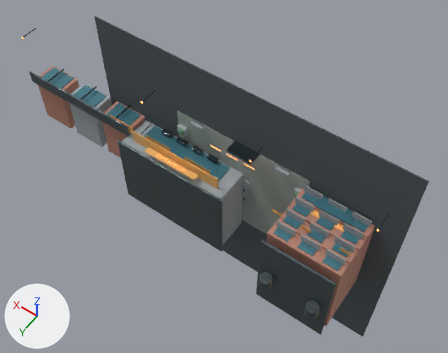
Before and after pictures for a commit that changed the Blender file source_art/world/residential_life_cluster/residential_life_cluster.blend.
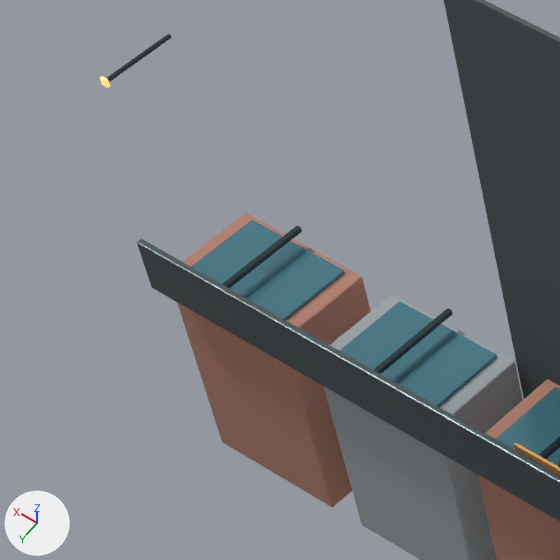
The first picture shows the older version from a camera (50 mm lens) standing at (-43.3, 66.1, 105.3) and looking at (3.7, 0.3, 1.9). The close-ups show the older and then the newer version on the part from 0% to 27% of the width and 6% to 40% of the height of that picture. Only the edits that show in the close-ups are written down. The axes (+X, +Y, +Z) are drawn at lower left. The lights are the same throughout.

The first close-up shows 'ArcadeColumn.001', 'ArcadeColumn.002', 'ArcadeRoof', 'DistrictPlazaGround', 'PlazaShop0', 'PlazaShop1', 'PlazaShop2', 'Shopfront', 'Shopfront.001', 'Shopfront.002' and 4 more.
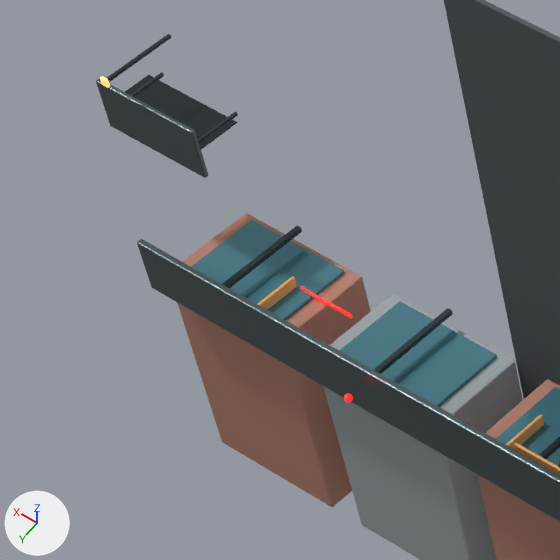
Where the change shows, as pixel boxes (x1, y1, x2, y2) in the close-ups (560 x 560 px):
'BusShelterRoof', added: after (96, 79, 208, 178)
'BusShelterGlass', added (dark cyan): after (125, 75, 237, 149)
'VerticalShopBlade.001', added (orange): after (258, 276, 297, 310)
'VerticalShopBlade', added (orange): after (506, 414, 544, 450)
'BrokenSign', added: after (300, 286, 352, 318)
'BusShelterPost', added: after (198, 112, 238, 142)
'BusShelterPost.001', added: after (130, 72, 164, 96)
'EmergencyBeacon', added: after (344, 393, 353, 402)

The edits, one by one:
Material 'Emergency Red' (mat_emergency_red) is new.
Its base color is (0.55, 0.03, 0.02) (red #c43027).
Its roughness is 0.4.
Its emission color is (0.9, 0.01, 0.005) (red #f31910).
Its emission strength is 2.0.
Material 'Blackout Glass' (mat_blackout_glass) is new.
Its base color is (0.015, 0.025, 0.03) (dark cyan #212c30).
Its metallic is 0.4.
Its roughness is 0.3.
Mesh me_cube_194 is new.
It is a box spanning x -1.7..1.7, y -0.06..0.06, z -0.09..0.09.
It uses material mat_emergency_red (red #c43027, glowing red #f31910).
Mesh me_cube_187 is new.
It is a box spanning x -3.0..3.0, y -1.25..1.25, z -0.03..0.03.
It uses material mat_blackout_glass (dark cyan #212c30).
Mesh me_cube_186 is new.
It is a box spanning x -0.08..0.08, y -1.6..1.6, z -0.08..0.08.
It uses material mat_window_frames (greyish cyan #3f4b50).
Mesh me_cube_184 is new.
It is a box spanning x -3.25..3.25, y -0.12..0.12, z -1.4..1.4.
It uses material mat_roof_metal (grey #616c6f).
Mesh me_cube_168 is new.
It is a box spanning x -0.08..0.08, y -1.7..1.7, z -0.5..0.5.
It uses material mat_shop_accent (orange #e7ad61).
Mesh me_cube_166 is new.
It is a box spanning x -0.175..0.175, y -0.175..0.175, z -0.175..0.175.
It uses material mat_emergency_red (red #c43027, glowing red #f31910).
Object 'BrokenSign' (ob_brokensign) is new; it shows me_cube_194.
Its location is (45.0, 2.5, 7.2).
It gains a BEVEL modifier named 'EdgeSoftening'.
Modifier setting: width = 0.02.
Modifier setting: width_pct = 0.02.
Modifier setting: segments = 2.
Object 'BusShelterGlass' (ob_busshelterglass) is new; it shows me_cube_187.
Its location is (54.0, 1.7, 14.0).
It gains a BEVEL modifier named 'EdgeSoftening'.
Modifier setting: width = 0.01.
Modifier setting: width_pct = 0.01.
Modifier setting: segments = 2.
Object 'BusShelterPost.001' (ob_busshelterpost_001) is new; it shows me_cube_186.
Its location is (56.5, 1.6, 14.0).
It gains a BEVEL modifier named 'EdgeSoftening'.
Modifier setting: width = 0.02.
Modifier setting: width_pct = 0.02.
Modifier setting: segments = 2.
Object 'BusShelterPost' (ob_busshelterpost) is new; it shows a copy of me_cube_186.
Its location is (51.5, 1.6, 14.0).
It gains a BEVEL modifier named 'EdgeSoftening'.
Modifier setting: width = 0.02.
Modifier setting: width_pct = 0.02.
Modifier setting: segments = 2.
Object 'BusShelterRoof' (ob_busshelterroof) is new; it shows me_cube_184.
Its location is (54.0, 3.1, 14.0).
It gains a BEVEL modifier named 'EdgeSoftening'.
Modifier setting: width = 0.06.
Modifier setting: width_pct = 0.06.
Modifier setting: segments = 2.
Object 'VerticalShopBlade.001' (ob_verticalshopblade_001) is new; it shows me_cube_168.
Its location is (47.0, 4.2, 7.3).
It gains a BEVEL modifier named 'EdgeSoftening'.
Modifier setting: width = 0.03.
Modifier setting: width_pct = 0.03.
Modifier setting: segments = 2.
Object 'VerticalShopBlade' (ob_verticalshopblade) is new; it shows a copy of me_cube_168.
Its location is (31.0, 4.2, 7.3).
It gains a BEVEL modifier named 'EdgeSoftening'.
Modifier setting: width = 0.03.
Modifier setting: width_pct = 0.03.
Modifier setting: segments = 2.
Object 'EmergencyBeacon' (ob_emergencybeacon) is new; it shows me_cube_166.
Its location is (39.0, 7.0, 7.9).
It gains a BEVEL modifier named 'EdgeSoftening'.
Modifier setting: width = 0.12.
Modifier setting: width_pct = 0.12.
Modifier setting: segments = 2.
